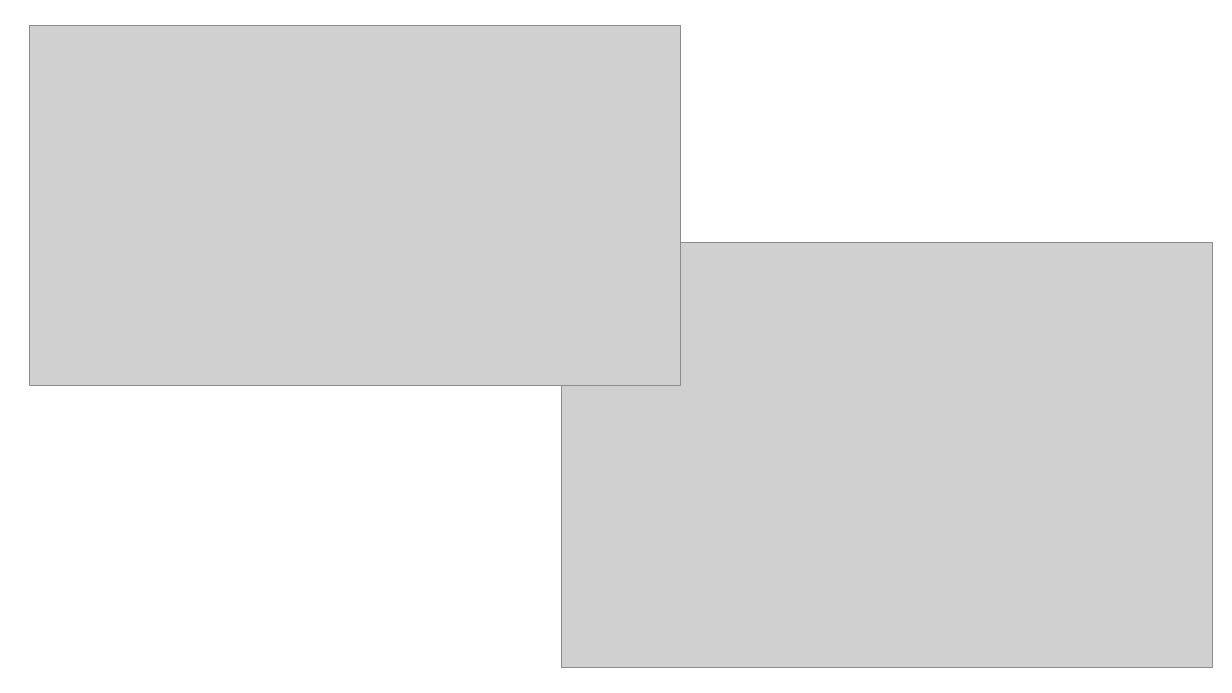
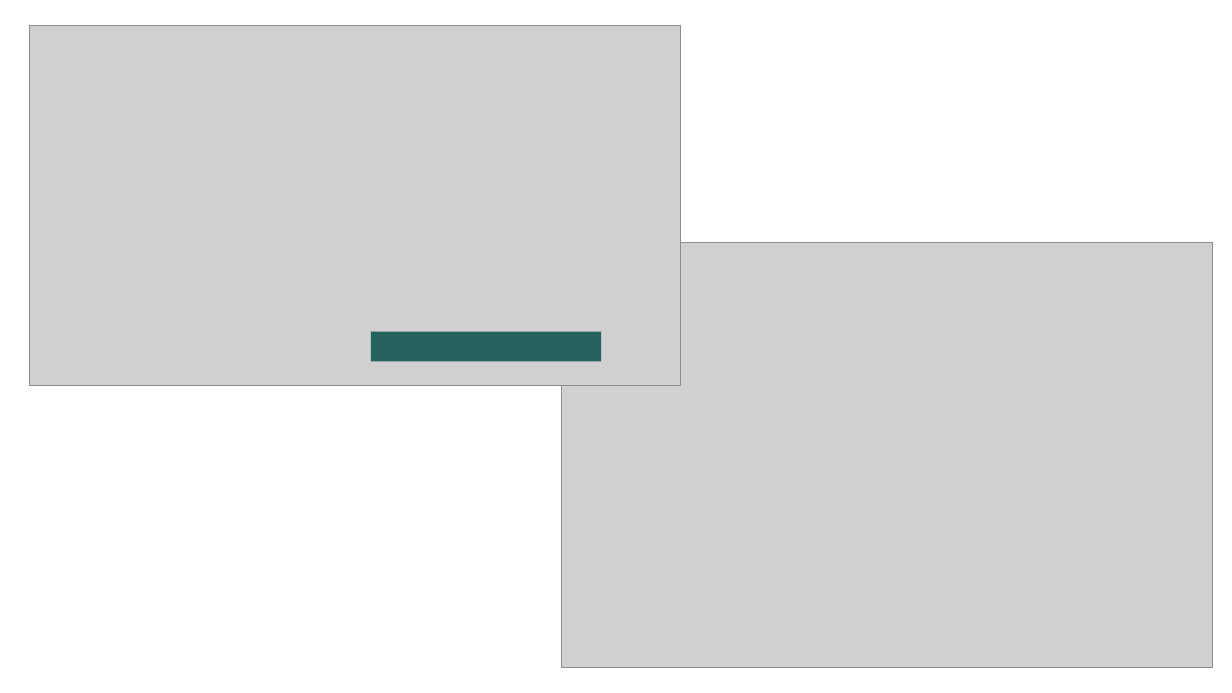
Before and after one commit to IOGS-Digital-Methods/semester-6, a slide deck: slide 15 of InterfacageNumerique/APC/S6_IntNum_APC.pptx (slide 7 before the commit). Drawn at 1232x693 pixels with LibreOffice and Linux fonts; fonts in the diff are those of the drawing; grey boxes stand for pictures. Boxes give left, top, right and bottom in pixels: in the first picture for what was removed or moved away, otherwise in the second. Text is boxed around its words. In the diff, an @@ line names an element or a change of style, - is before the commit and + after.

```diff
--- a/InterfacageNumerique/APC/S6_IntNum_APC.pptx
+++ b/InterfacageNumerique/APC/S6_IntNum_APC.pptx
@@ rectangle added at <box>371,332,601,361</box>, fill #25615D @@
```
Also in this commit, not shown: 4 other slides changed, 16 slides added, 1 slide removed, 2 other files.
